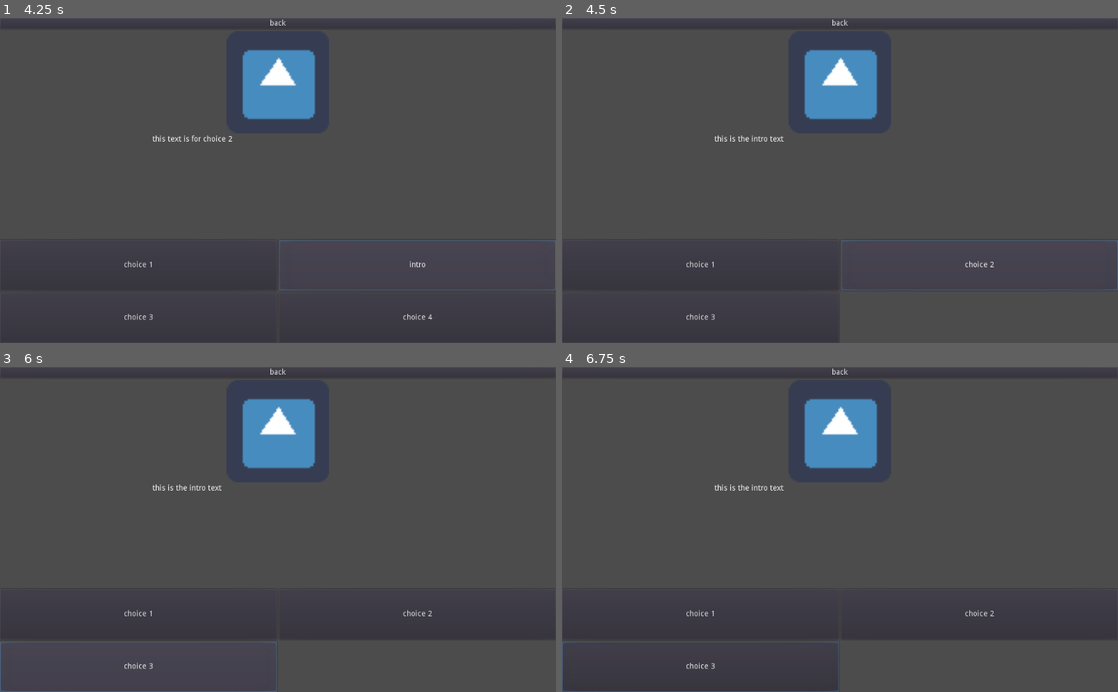
Above: before the commit, frames 1-4 (two rows, left to right).
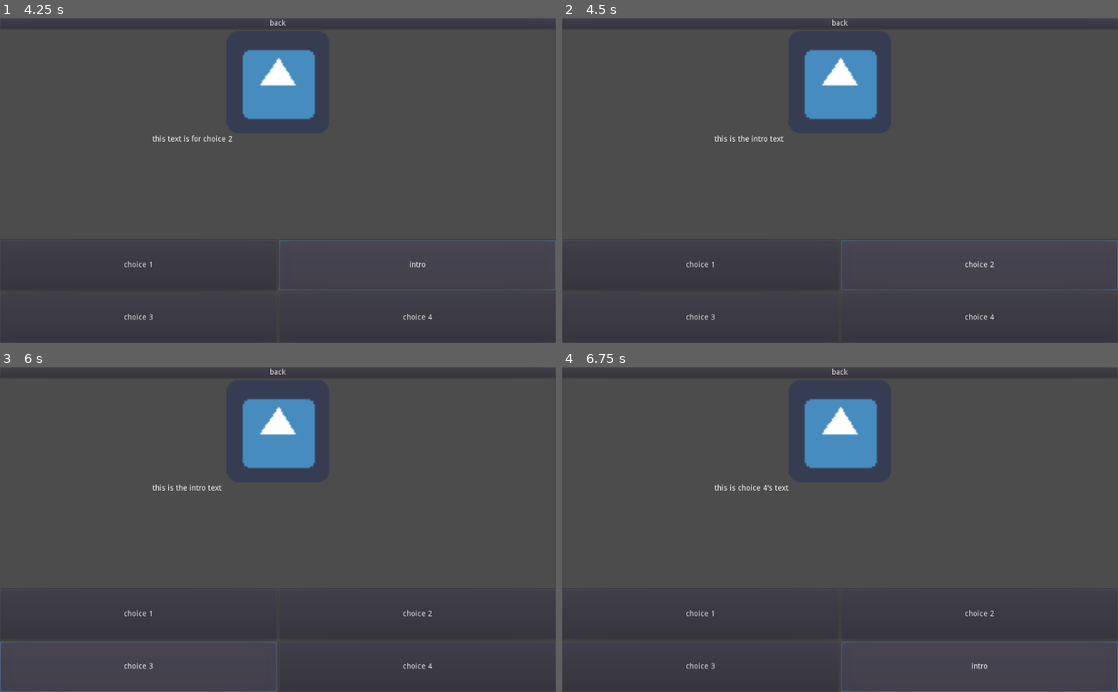
Above: after the commit, the same moments.

Repository: ayylol/ProjectTransitions
Game: Godot game, scene res://systems/Root.tscn
The game is run twice, just before and just after one commit, with the same random seed, the same clock (stepped at 60 frames per second) and the same inputs. The engine's default icon, where the game draws it, is replaced by a stand-in: a white triangle on a blue panel in a dark square.
Inputs (mouse positions are in pixels of both pictures, inside the frame that each line leads up to):
- Up to frame 1 (4.25 s): click "Adventure" at 0.5 s; click "Test Module" at 1.25 s; click "choice 1" at 2 s; click "intro" at 2.75 s; click "choice 2" at 3.5 s
- Up to frame 2 (4.5 s): click "intro" at 4.25 s
- Up to frame 3 (6 s): click "choice 3" at 5 s; click "intro" at 5.75 s
- Up to frame 4 (6.75 s): click (979, 666) at 6.5 s, where only the run after the commit has a clickable "choice 4"

Frame 1 is identical in both runs. In frame 2, less than 0.1% of the frame differs, in the area x 72-78%, y 91-93%; in frame 3, less than 0.1%; in frame 4, 0.6%, in the area x 0-100%, y 36-100%.

Commit message:
implemented save/load into module scene

Diff:
--- a/content/module1_content.json
+++ b/content/module1_content.json
@@ -36,7 +36,10 @@
         "intro",
         "choice 3",
         "choice 4"
-      ]
+      ],
+    "effect": {
+      "aflag1": false
+    }
   },
   "choice 3":
   {
--- a/scenes/Module.gd
+++ b/scenes/Module.gd
@@ -4,11 +4,13 @@
 signal goto_adventure
 
 func _ready():
+	GameState.load_game()
 	Database.load_flags()
 	Database.load_module("module1")
-	update_menu("intro")
+	update_menu(topic)
 
 func update_menu(label):
+	topic = label
 	var data = Database.get(label)
 	$VBoxContainer/HBoxContainer/RichTextLabel.text = data["text"]
 	var i = 0
@@ -22,6 +24,18 @@
 
 func _on_Button_button_down(extra_arg_0):
 	update_menu(get_node("VBoxContainer/GridContainer/" + extra_arg_0).text)
+	GameState.save_game()
 
 func _on_Back_Button_button_down():
 	emit_signal("goto_adventure")
+
+func save_state():
+	var save_dict = {
+		"topic" : topic,
+		"edited_flags" : Database.edited_flags
+	}
+	return save_dict
+
+func load_state(state_dict):
+	topic = state_dict["topic"]
+	Database.edited_flags = state_dict["edited_flags"]
--- a/scenes/SaveTesting.gd
+++ b/scenes/SaveTesting.gd
@@ -1,5 +1,5 @@
 extends Control
-
+# DELTE THIS AND THE SCENE EVENTUALLY
 func _ready():
 	if(OS.is_userfs_persistent()):
 		$VBoxContainer/Label.text = "True"
@@ -15,6 +15,5 @@
 func load_state(state_dict):
 	$VBoxContainer/TextEdit.text = state_dict["text"]
 
-
 func _on_Button_button_up():
 	GameState.save_game()
--- a/systems/Database.gd
+++ b/systems/Database.gd
@@ -1,9 +1,12 @@
 extends Node
+#TODO: INTEGRATE THIS CODE INTO THE MODULE NODE
+# This does not need to be an autoload script
+
+var edited_flags := []
 
 var _module_name
 var _module_content
 var _flags
-var _edited_flags := []
 
 func load_flags():
 	# Loading flags
@@ -31,7 +34,7 @@
 	var flag = _flags[flag_name]
 	var val
 	if typeof(flag) == TYPE_BOOL:
-		val = flag if not flag_name in _edited_flags else not flag
+		val = flag if not flag_name in edited_flags else not flag
 	else:
 		val = true
 		for and_flag in flag:
@@ -46,12 +49,11 @@
 	return val if not negate else !val
 
 func change(flag_name, value):
-	var default_flag = _flags[flag_name]
-	if typeof(default_flag) == TYPE_BOOL:
-		if flag_name in _edited_flags and value == default_flag:
-			_edited_flags.erase(flag_name)
-		elif not flag_name in _edited_flags and value != _flags[flag_name]:
-			_edited_flags.append(flag_name)
+	if typeof(_flags[flag_name]) == TYPE_BOOL:
+		if flag_name in edited_flags and value == _flags[flag_name]:
+			edited_flags.erase(flag_name)
+		elif not flag_name in edited_flags and value != _flags[flag_name]:
+			edited_flags.append(flag_name)
 	else:
 		print("can't change the value of non-atomic flag")
 
--- a/systems/MenuManager.gd
+++ b/systems/MenuManager.gd
@@ -1,8 +1,9 @@
 extends Control
 
 func _ready():
+	pass
 	# TODO: think about where this
-	GameState.load_game()
+	#GameState.load_game()
 
 # Main Menu Goto's
 func _on_Main_Menu_goto_adventure():
@@ -23,8 +24,3 @@
 func _on_Test_Module_goto_adventure():
 	$"Module".hide()
 	$"AdventureMenu".show()
-
-
-func _on_Main_Menu_goto_options():
-	$"Main Menu".hide()
-	$"SaveTesting".show()
--- a/systems/Root.tscn
+++ b/systems/Root.tscn
@@ -1,9 +1,8 @@
-[gd_scene load_steps=6 format=2]
+[gd_scene load_steps=5 format=2]
 
 [ext_resource path="res://scenes/MainMenu.tscn" type="PackedScene" id=1]
 [ext_resource path="res://scenes/AdventureMenu.tscn" type="PackedScene" id=2]
 [ext_resource path="res://scenes/Module.tscn" type="PackedScene" id=4]
-[ext_resource path="res://scenes/SaveTesting.tscn" type="PackedScene" id=5]
 [ext_resource path="res://systems/MenuManager.gd" type="Script" id=6]
 
 [node name="Game" type="Control"]
@@ -16,10 +15,7 @@
 [node name="AdventureMenu" parent="." instance=ExtResource( 2 )]
 visible = false
 
-[node name="Module" parent="." instance=ExtResource( 4 )]
-visible = false
-
-[node name="SaveTesting" parent="." instance=ExtResource( 5 )]
+[node name="Module" parent="." groups=["Persist"] instance=ExtResource( 4 )]
 visible = false
 
 [connection signal="goto_adventure" from="Main Menu" to="." method="_on_Main_Menu_goto_adventure"]
Not shown, changed: TODO.md
